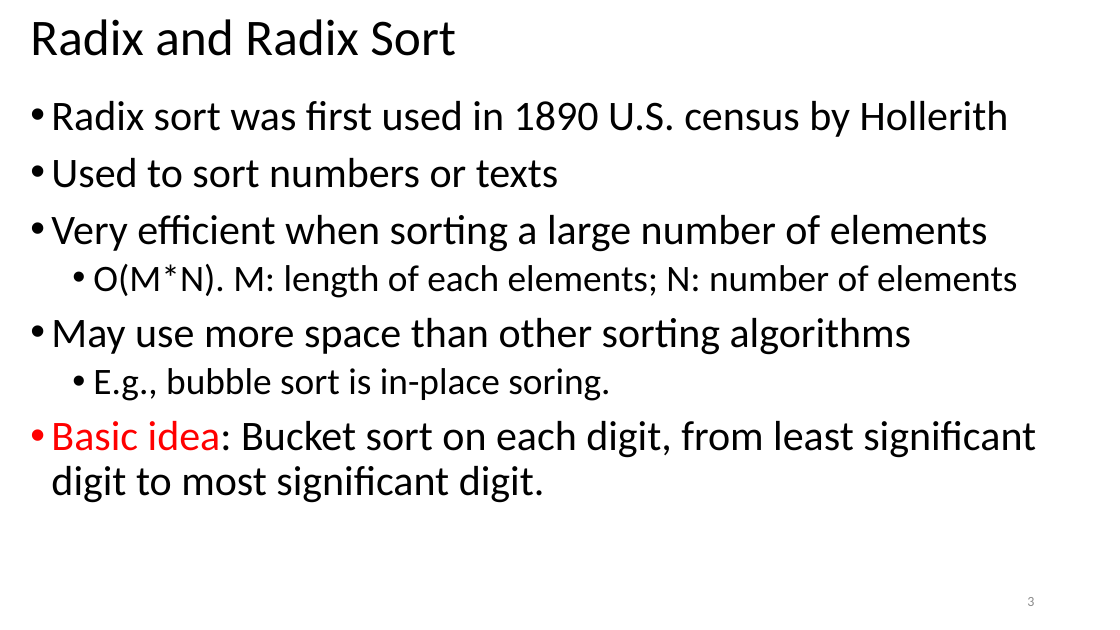
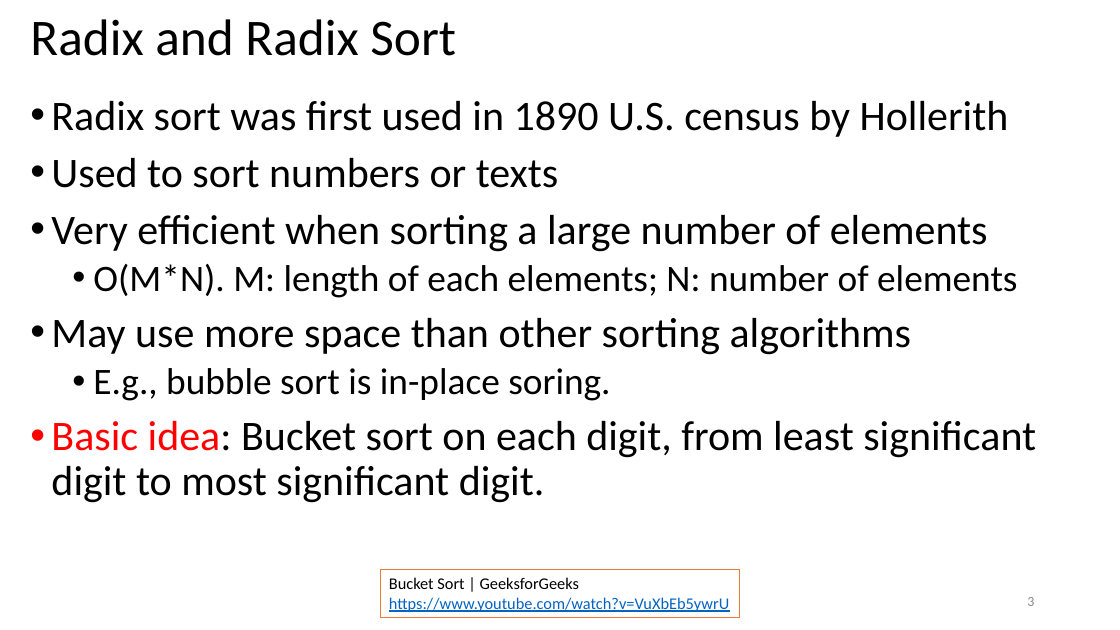
Before and after one commit to guhofstra/CSC111Fa25, a slide deck: slide 3 of PPTs/Lecture 14-radix sort.pptx. Drawn at 1120x630 pixels with LibreOffice and Linux fonts; fonts in the diff are those of the drawing. Boxes give left, top, right and bottom in pixels: in the first picture for what was removed or moved away, otherwise in the second. Text is boxed around its words. In the diff, an @@ line names an element or a change of style, - is before the commit and + after.

```diff
--- a/PPTs/Lecture 14-radix sort.pptx
+++ b/PPTs/Lecture 14-radix sort.pptx
@@ rectangle added at [381,570,739,618], fill #FFFFFF, outline #ED7D31 1 pt, 14 pt, text #0563C1, underline @@
+Bucket Sort | GeeksforGeeks
+https://www.youtube.com/watch?v=VuXbEb5ywrU
```
Also in this commit, not shown: 7 other files.
